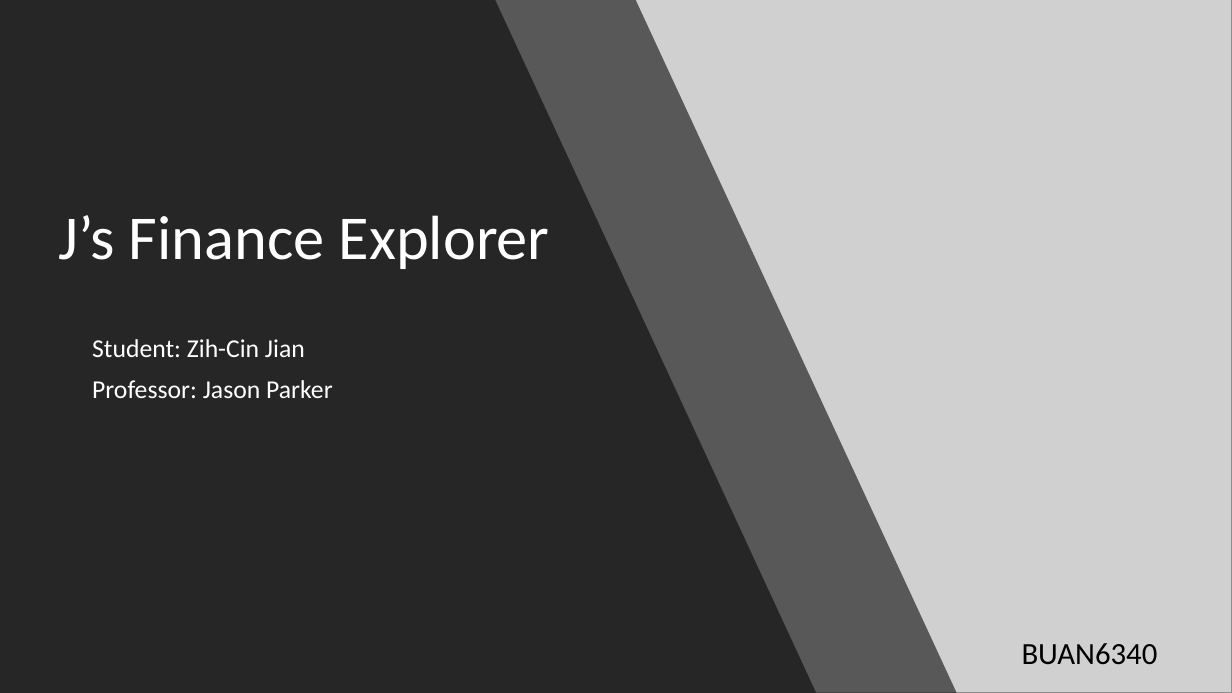
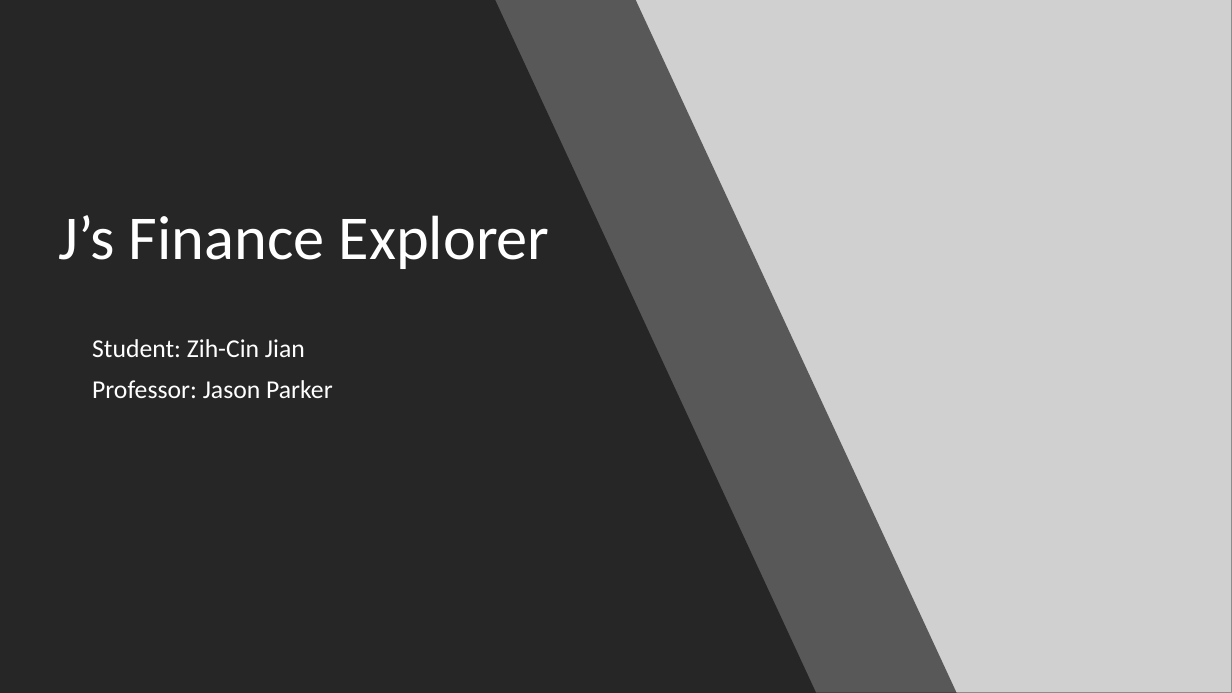
Before and after one commit to tzyychin/BUAN6340_Programming_for_Data_Science, a slide deck: slide 1 of Final_Project_Py/5-min Slides.pptx. Drawn at 1232x693 pixels with LibreOffice and Linux fonts; fonts in the diff are those of the drawing; grey boxes stand for pictures. Boxes give left, top, right and bottom in pixels: in the first picture for what was removed or moved away, otherwise in the second. Text is boxed around its words. In the diff, an @@ line names an element or a change of style, - is before the commit and + after.

```diff
--- a/Final_Project_Py/5-min Slides.pptx
+++ b/Final_Project_Py/5-min Slides.pptx
@@ text removed at (x1=1022, y1=643, x2=1158, y2=665) @@
-BUAN6340
```
Also in this commit, not shown: 1 other slide changed, 1 other file.
